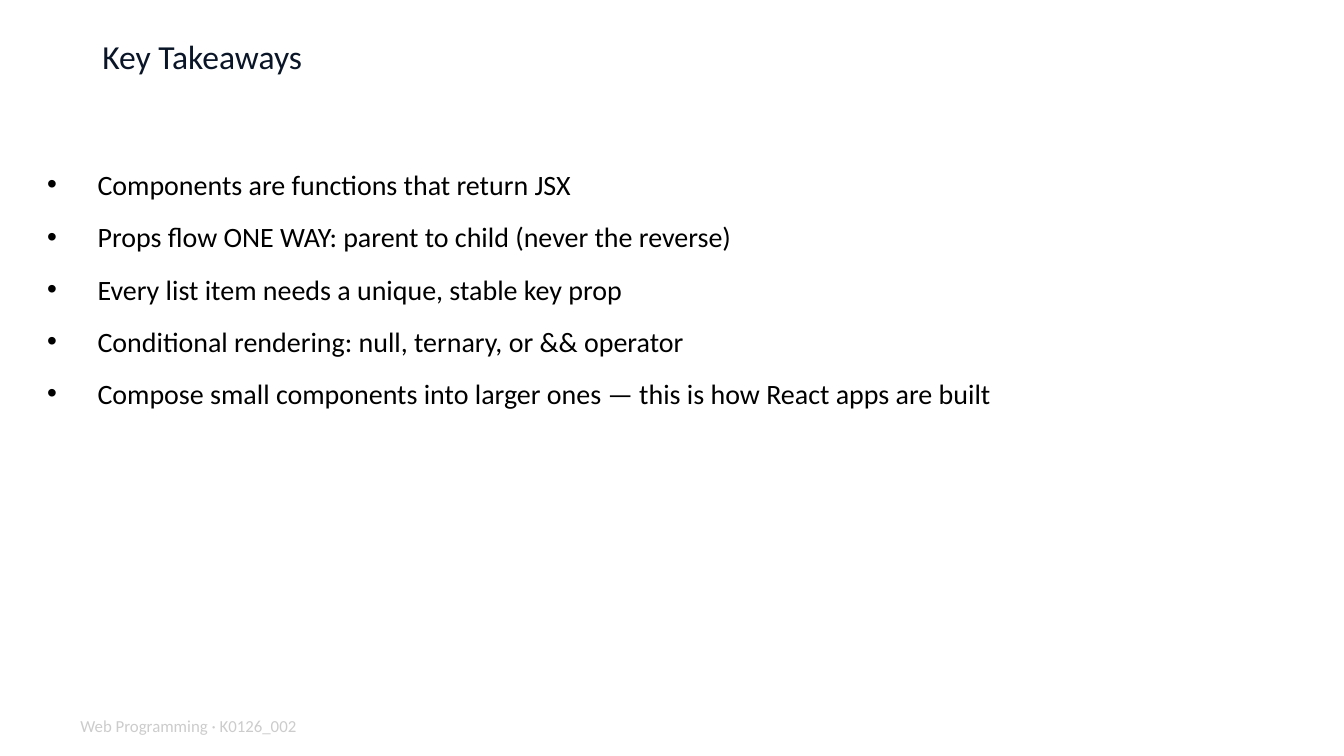
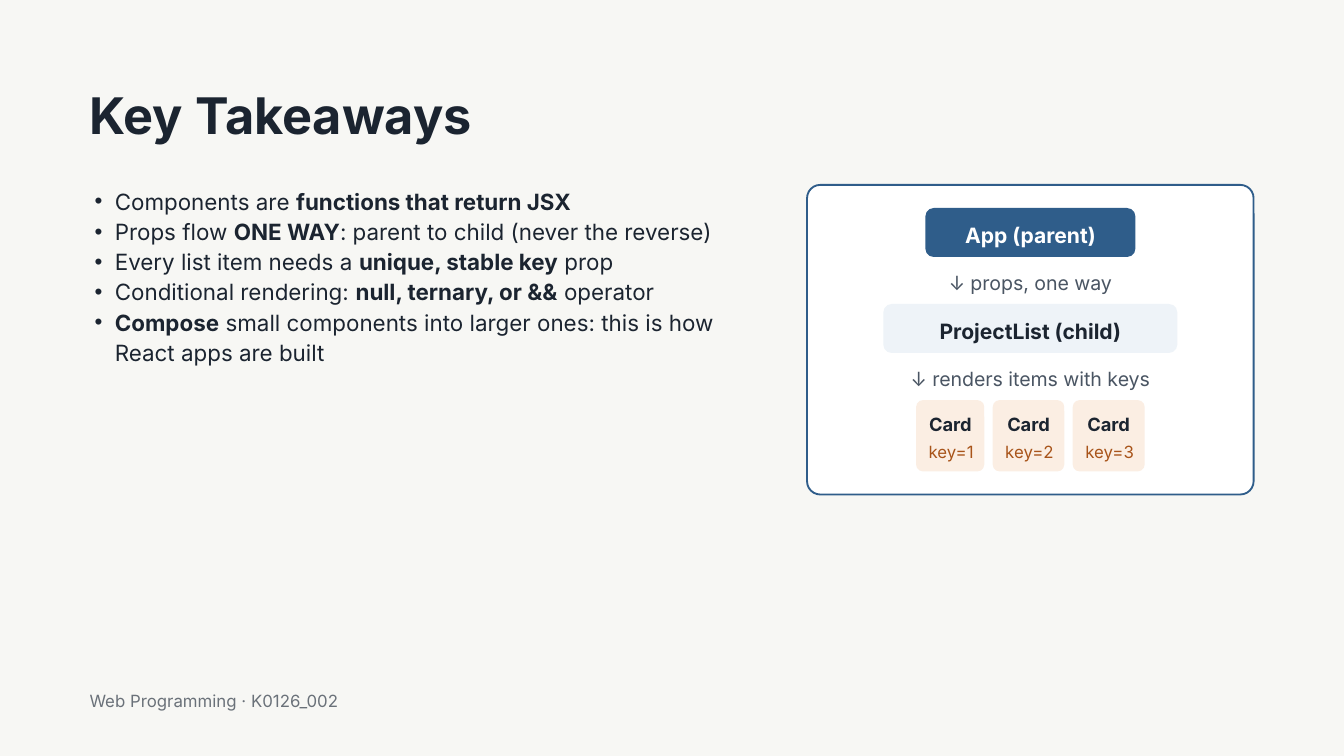
Before and after one commit to muxiddin19/WebPro, a slide deck: slide 21 of week10/WebPro_Week11_Fri_ReactProps_v1.pptx. Drawn at 1344x756 pixels with LibreOffice and Linux fonts; fonts in the diff are those of the drawing. Boxes give left, top, right and bottom in pixels: in the first picture for what was removed or moved away, otherwise in the second. Text is boxed around its words. In the diff, an @@ line names an element or a change of style, - is before the commit and + after.

```diff
--- a/week10/WebPro_Week11_Fri_ReactProps_v1.pptx
+++ b/week10/WebPro_Week11_Fri_ReactProps_v1.pptx
@@ background #FFFFFF to #F7F7F4 @@
@@ title "Key Takeaways": place and size @@
-title "Key Takeaways" at bbox=[102, 45, 302, 75]
+title "Key Takeaways" at bbox=[90, 97, 472, 145]
@@ title "Key Takeaways" at bbox=[90, 97, 472, 145]: size 18 to 27 pt, font Calibri to Inter, text colour #0A1628 to #1B2430, bold on; line spacing 1 to 29.7pt @@
@@ text "Components are functions that return ...": place and size @@
-text "Components are functions that return ..." at bbox=[98, 175, 991, 409]
+text "Components are functions that return ..." at bbox=[115, 193, 714, 366]
@@ text at bbox=[115, 193, 711, 305]: size 15 to 12 pt, font Calibri to Inter, text colour #000000 to #1B2430 in "Components are functions that return JSX", "Props flow ONE WAY: parent to child ...", "Every list item needs a unique, stable ...", "Conditional rendering: null, ternary, or && operator"; bold on in "functions that return JSX", "ONE WAY:", "unique, stable key", "null, ternary, or &&"; indent changed; line spacing 1 to 16.2pt; less space between paragraphs @@
@@ rounded rectangle added at bbox=[808, 185, 1254, 495], fill #FFFFFF, outline #2F5D8A 1 pt @@
@@ rounded rectangle added at bbox=[926, 208, 1136, 257], fill #2F5D8A, 11.2 pt, text #FFFFFF, bold @@
+App (parent)
@@ text added at bbox=[970, 279, 1112, 294], 10.5 pt, text #4A5563 @@
+↓ props, one way
@@ text at bbox=[115, 314, 714, 366]: text changed; size 15 to 12 pt; font Calibri to Inter; text colour #000000 to #1B2430 @@
-• Compose small components into larger ones — this is how React apps are built
+• Compose small components into larger ones: this is how React apps are built
@@ rounded rectangle added at bbox=[883, 304, 1177, 352], fill #EEF3F8, 11.2 pt, text #1B2430, bold @@
+ProjectList (child)
@@ text added at bbox=[932, 371, 1149, 390], 10.5 pt, text #4A5563 @@
+↓ renders items with keys
@@ rounded rectangle added at bbox=[917, 401, 985, 472], fill #FBEEE3 @@
@@ text added at bbox=[929, 417, 971, 431], 9.8 pt, text #1B2430, bold @@
+Card
@@ rounded rectangle added at bbox=[993, 401, 1064, 472], fill #FBEEE3 @@
@@ text added at bbox=[1007, 417, 1049, 431], 9.8 pt, text #1B2430, bold @@
+Card
@@ rounded rectangle added at bbox=[1073, 401, 1145, 472], fill #FBEEE3 @@
@@ text added at bbox=[1087, 417, 1129, 431], 9.8 pt, text #1B2430, bold @@
+Card
@@ text added at bbox=[929, 445, 974, 462], 9 pt, text #A8541A @@
+key=1
@@ text added at bbox=[1005, 445, 1053, 462], 9 pt, text #A8541A @@
+key=2
@@ text added at bbox=[1085, 445, 1134, 462], 9 pt, text #A8541A @@
+key=3
@@ text added at bbox=[90, 694, 338, 711], 9 pt, text #6A7179 @@
+Web Programming · K0126_002
@@ text removed at bbox=[80, 721, 297, 735] @@
-Web Programming · K0126_002
```
Also in this commit, not shown: 17 other slides changed, 3 slides added, 3 slides removed, 2 other files.
